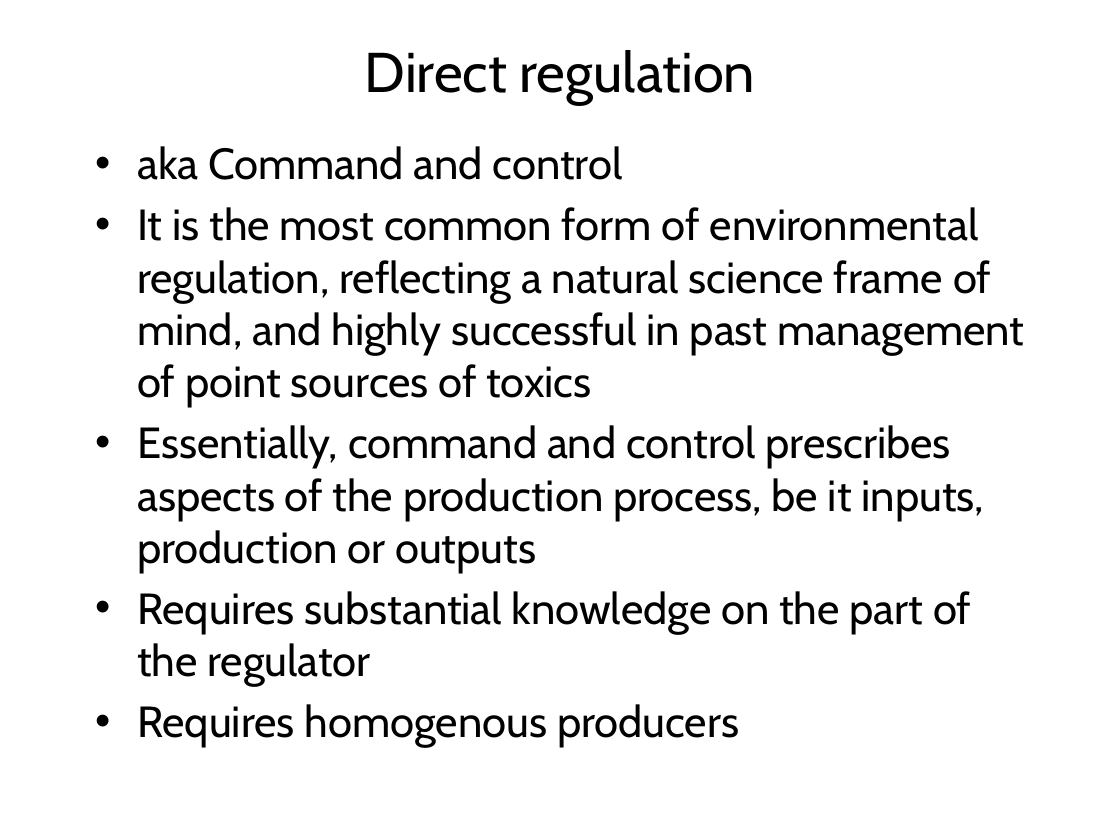
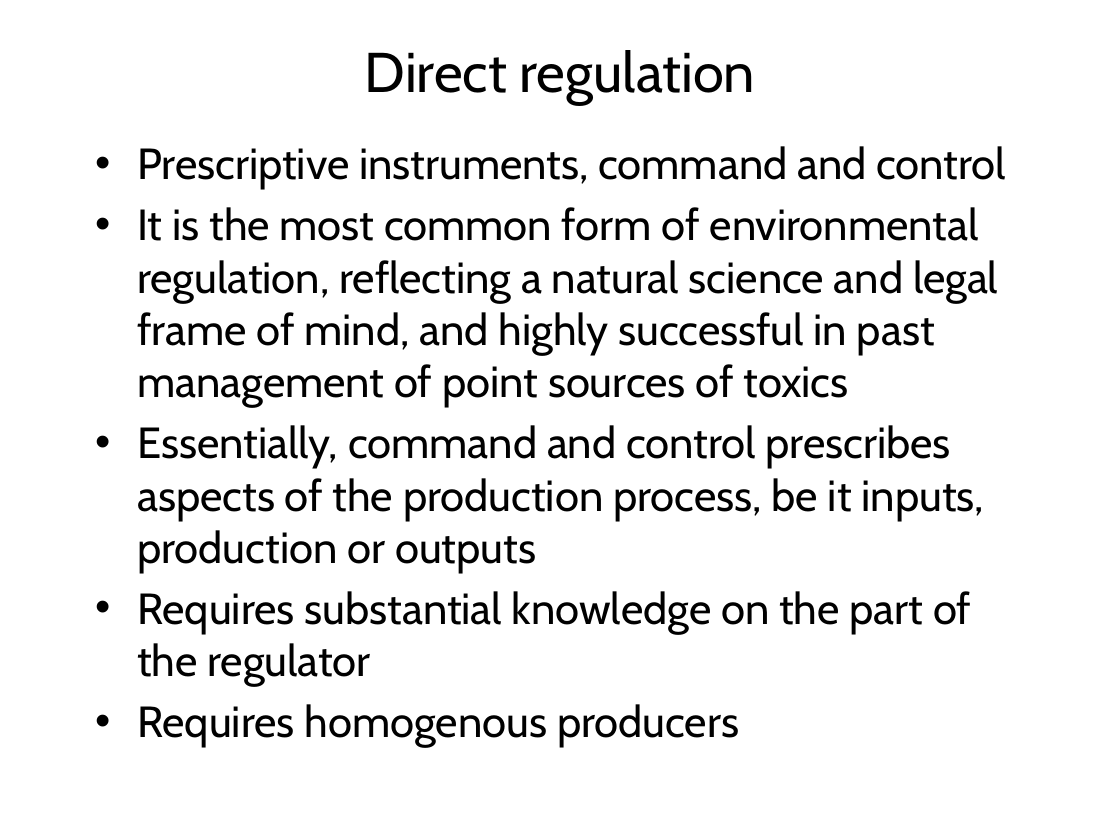
Before and after one commit to rtol/Environmental-Economics, a slide deck: slide 9 of EE7 Instruments 1.pptx (slide 8 before the commit). Drawn at 1120x840 pixels with LibreOffice and Linux fonts; fonts in the diff are those of the drawing. Boxes give left, top, right and bottom in pixels: in the first picture for what was removed or moved away, otherwise in the second. Text is boxed around its words. In the diff, an @@ line names an element or a change of style, - is before the commit and + after.

```diff
--- a/EE7 Instruments 1.pptx
+++ b/EE7 Instruments 1.pptx
@@ text at bbox=[137, 146, 1007, 408]: text changed @@
-• aka Command and control
-• It is the most common form of environmental regulation, reflecting a natural science frame of mind, and highly successful in past management of point sources of toxics
+• Prescriptive instruments, command and control
+• It is the most common form of environmental regulation, reflecting a natural science and legal frame of mind, and highly successful in past management of point sources of toxics
```
Also in this commit, not shown: 12 other slides changed, 5 slides added, 6 slides removed, 6 other files.
